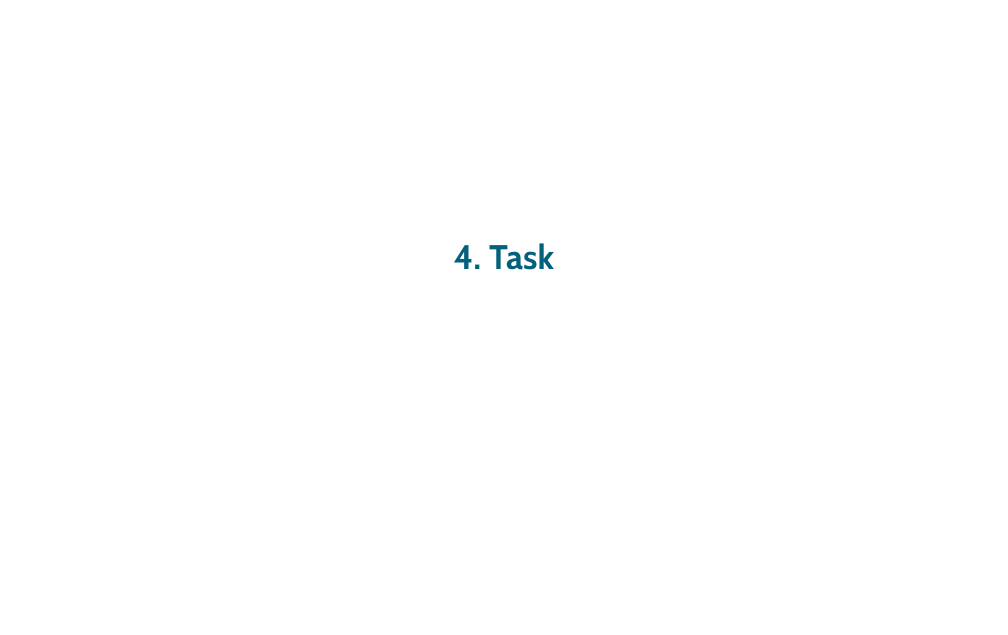
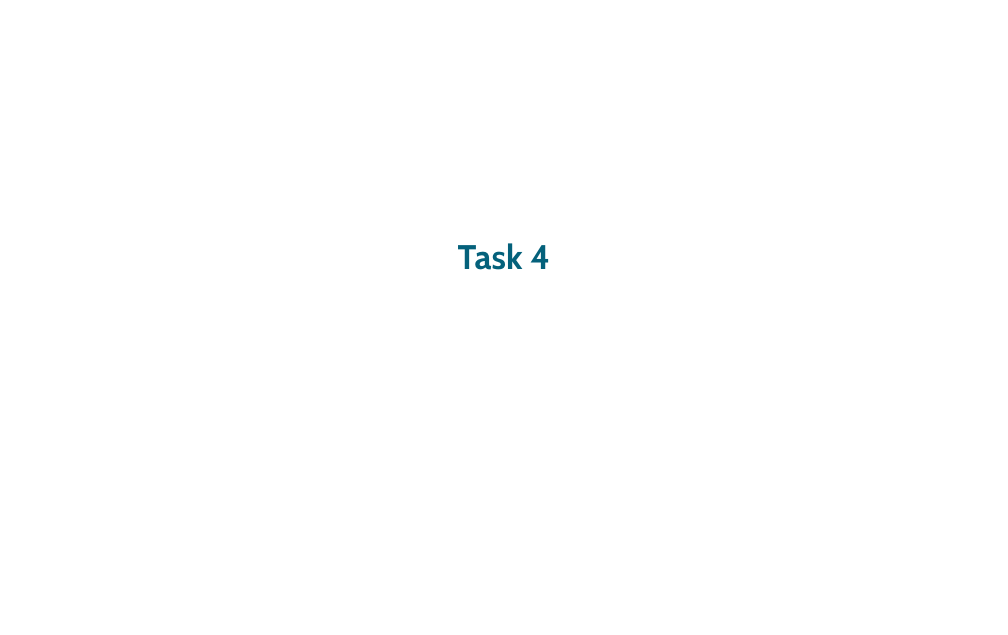
Before and after one commit to maksim96/Pattern-Recognition, a slide deck: slide 15 of Project01/presentation libre/Pattern Recognition leif 1 2 3.odp. Drawn at 1008x635 pixels with LibreOffice and Linux fonts; fonts in the diff are those of the drawing; background and template pictures are left out. Boxes give left, top, right and bottom in pixels: in the first picture for what was removed or moved away, otherwise in the second. Text is boxed around its words. In the diff, an @@ line names an element or a change of style, - is before the commit and + after.

```diff
--- a/Project01/presentation libre/Pattern Recognition leif 1 2 3.odp
+++ b/Project01/presentation libre/Pattern Recognition leif 1 2 3.odp
@@ subtitle at bbox=[458, 243, 550, 270]: text changed @@
-4. Task
+Task 4
```
Also in this commit, not shown: 12 other slides changed, 10 slides added, 15 other files.
